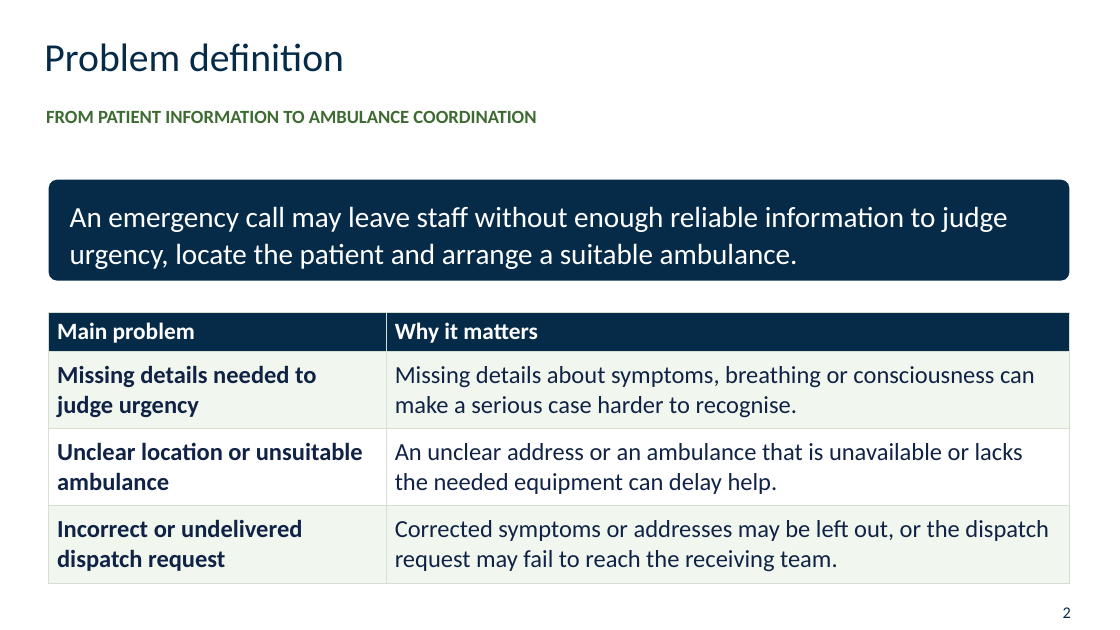
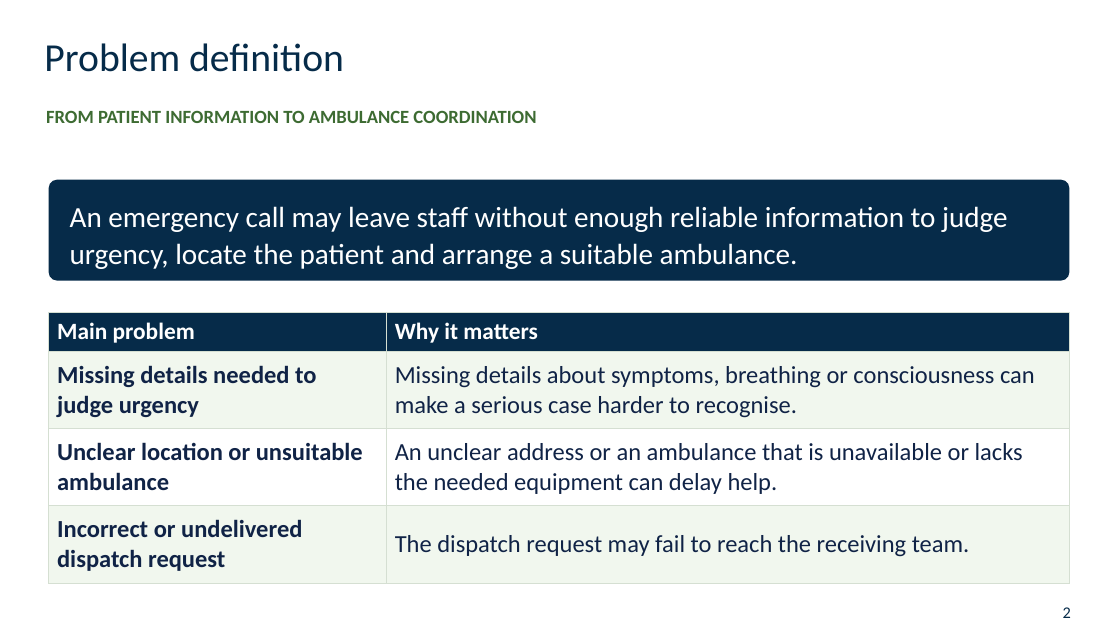
Before and after one commit to 3bdoo04/Uni-Grad, a slide deck: slide 2 of Review/Presentation/Uni-Grad - Midterm Presentation.pptx. Drawn at 1120x630 pixels with LibreOffice and Linux fonts; fonts in the diff are those of the drawing; background and template pictures are left out. Boxes give left, top, right and bottom in pixels: in the first picture for what was removed or moved away, otherwise in the second. Text is boxed around its words. In the diff, an @@ line names an element or a change of style, - is before the commit and + after.

Commit message:
Clarify dispatch delivery wording in presentation

```diff
--- a/Review/Presentation/Uni-Grad - Midterm Presentation.pptx
+++ b/Review/Presentation/Uni-Grad - Midterm Presentation.pptx
@@ table at bbox=[49, 313, 1070, 583] @@
-row 4, column 2: Corrected symptoms or addresses may be left out, or the dispatch request may fail to reach the receiving team.
+row 4, column 2: The dispatch request may fail to reach the receiving team.
```
Also in this commit, not shown: 1 other slide changed, 16 other files.
